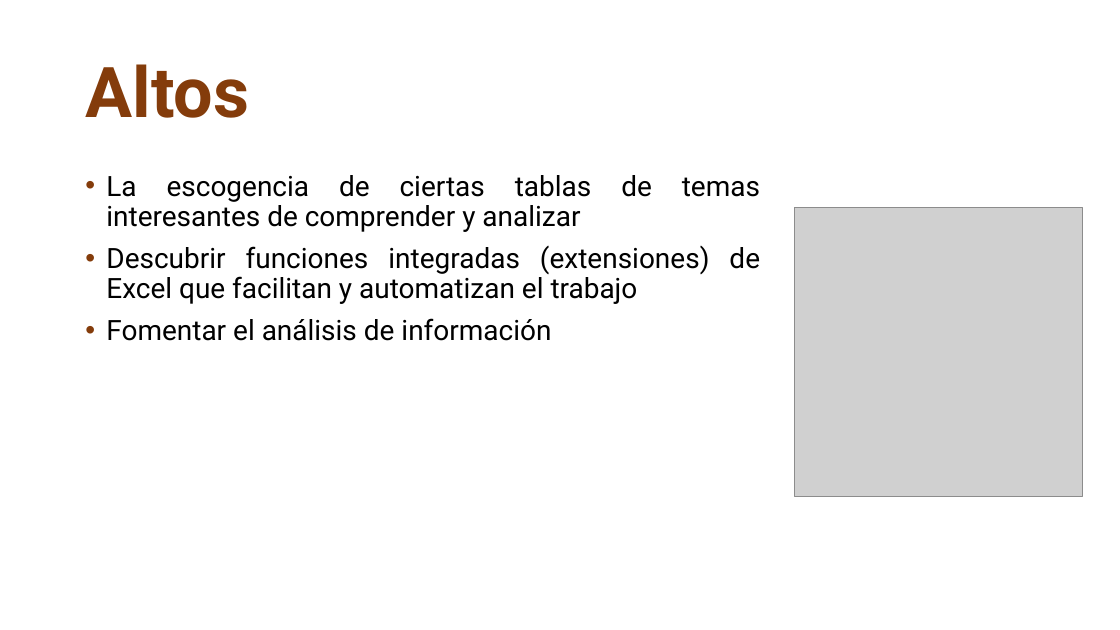
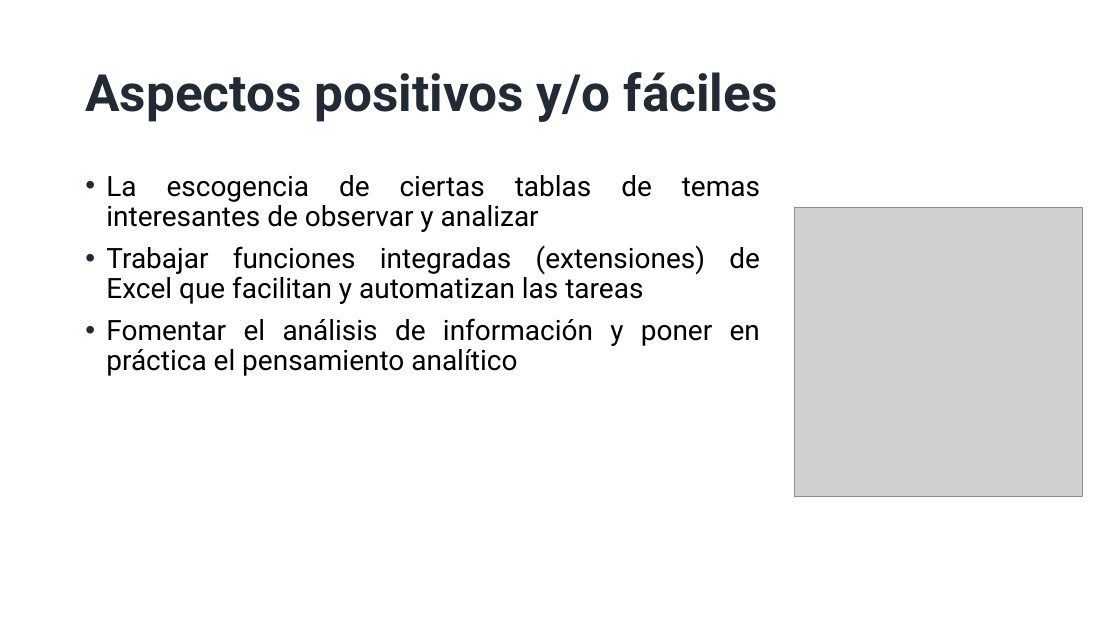
Before and after one commit to lourdsslopez/ProyectoFinalEstad-tica_LourdesLopez, a slide deck: slide 2 of BD_Estadística/JORNADA (PPT)/Jornada.pptx. Drawn at 1120x630 pixels with LibreOffice and Linux fonts; fonts in the diff are those of the drawing; grey boxes stand for pictures. Boxes give left, top, right and bottom in pixels: in the first picture for what was removed or moved away, otherwise in the second. Text is boxed around its words. In the diff, an @@ line names an element or a change of style, - is before the commit and + after.

```diff
--- a/BD_Estadística/JORNADA (PPT)/Jornada.pptx
+++ b/BD_Estadística/JORNADA (PPT)/Jornada.pptx
@@ title at bbox=[85, 72, 778, 122]: text changed; size 60 to 44 pt; text colour #843C0B to #222A35 @@
-Altos
+Aspectos positivos y/o fáciles
@@ text at bbox=[106, 175, 760, 376]: text changed @@
-• La escogencia de ciertas tablas de temas interesantes de comprender y analizar
-• Descubrir funciones integradas (extensiones) de Excel que facilitan y automatizan el trabajo
-• Fomentar el análisis de información
+• La escogencia de ciertas tablas de temas interesantes de observar y analizar
+• Trabajar funciones integradas (extensiones) de Excel que facilitan y automatizan las tareas
+• Fomentar el análisis de información y poner en práctica el pensamiento analítico
```
Also in this commit, not shown: 5 other slides changed, 2 slides added.
